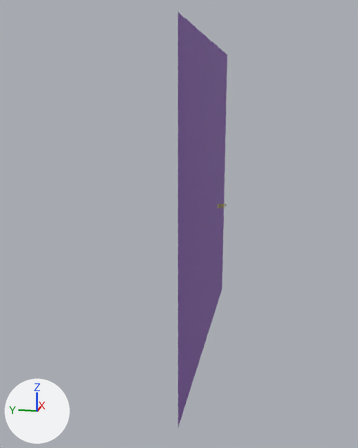
The OBJ model Example Space Game/Models/gameOverModels/youWinTextButton.obj as it was, and as the next commit left it.
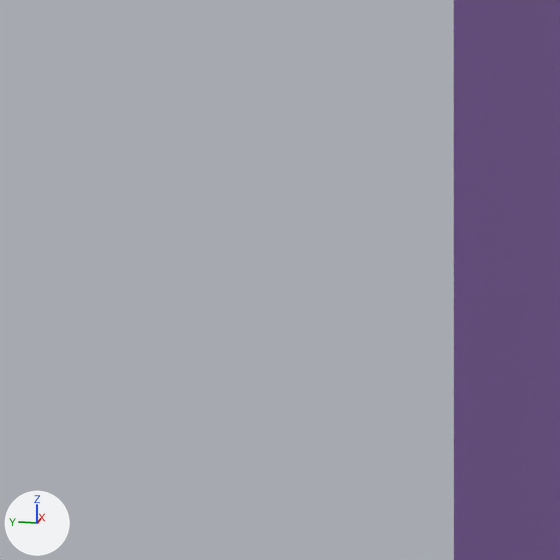
The first picture shows the older version from a camera (50 mm lens) standing at (-3.195, -0.444, 0.632) and looking at (-0.038, 0.188, -0.158). The close-ups show both versions on the part from 32% to 54% of the width and 34% to 51% of the height of that picture; other places that the commit changed are outside them. Lighting does not change. The marker at lower left points along +X, +Y and +Z. Where no turn or scale is listed for an object, it has been applied to the vertices.

The first close-up shows 'youWinTextButton'.
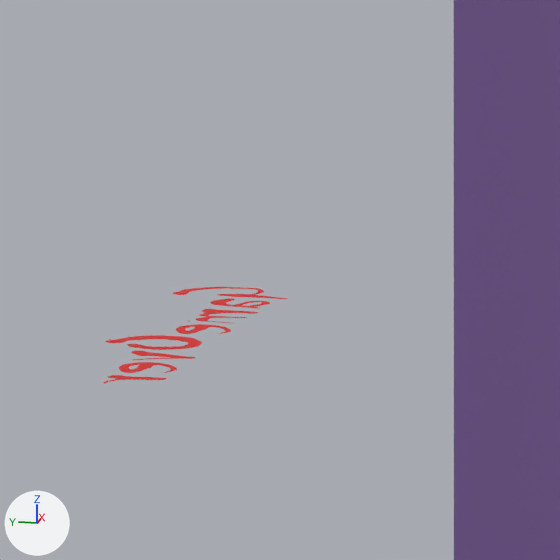
The change, as a diff of the scene's bpy script:
```diff
--- a/Example Space Game/Models/gameOverModels/youWinTextButton.obj.py
+++ b/Example Space Game/Models/gameOverModels/youWinTextButton.obj.py
@@ mat_material_163 @@
+mat_material_163 = principled_material('Material.163')
+mat_material_163.base_color = (0.8, 0.000741, 0.0)  # red #e70200
@@ me_gameovertextbuttontext @@
+me_gameovertextbuttontext.from_pydata(...)  # 834 vertices, 810 faces; spans x -0.224..0.256, y 0.408..0.526, z 0.0
+me_gameovertextbuttontext.materials.append(mat_material_163)  # red #e70200
@@ ob_gameovertextbuttontext @@
+ob_gameovertextbuttontext = bpy.data.objects.new('gameOverTextButtonText', me_gameovertextbuttontext)
+ob_gameovertextbuttontext.location = (0.0, 0.0, 0.0)
```

Where the change shows, as pixel boxes [x1, y1, x2, y2] in the close-ups (560 x 560 px):
'gameOverTextButtonText', added (red)
    after: [103, 287, 287, 383]
